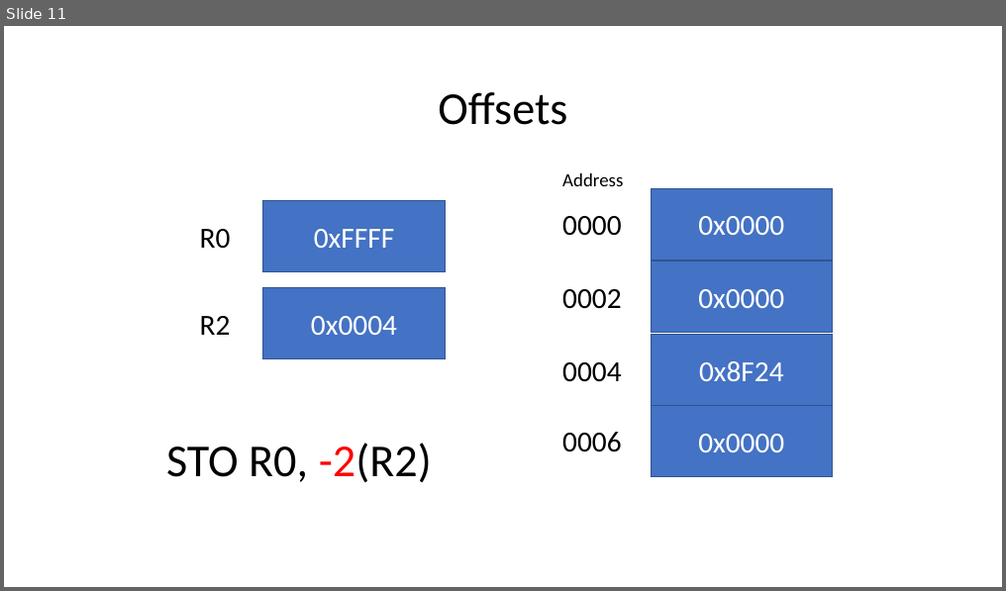
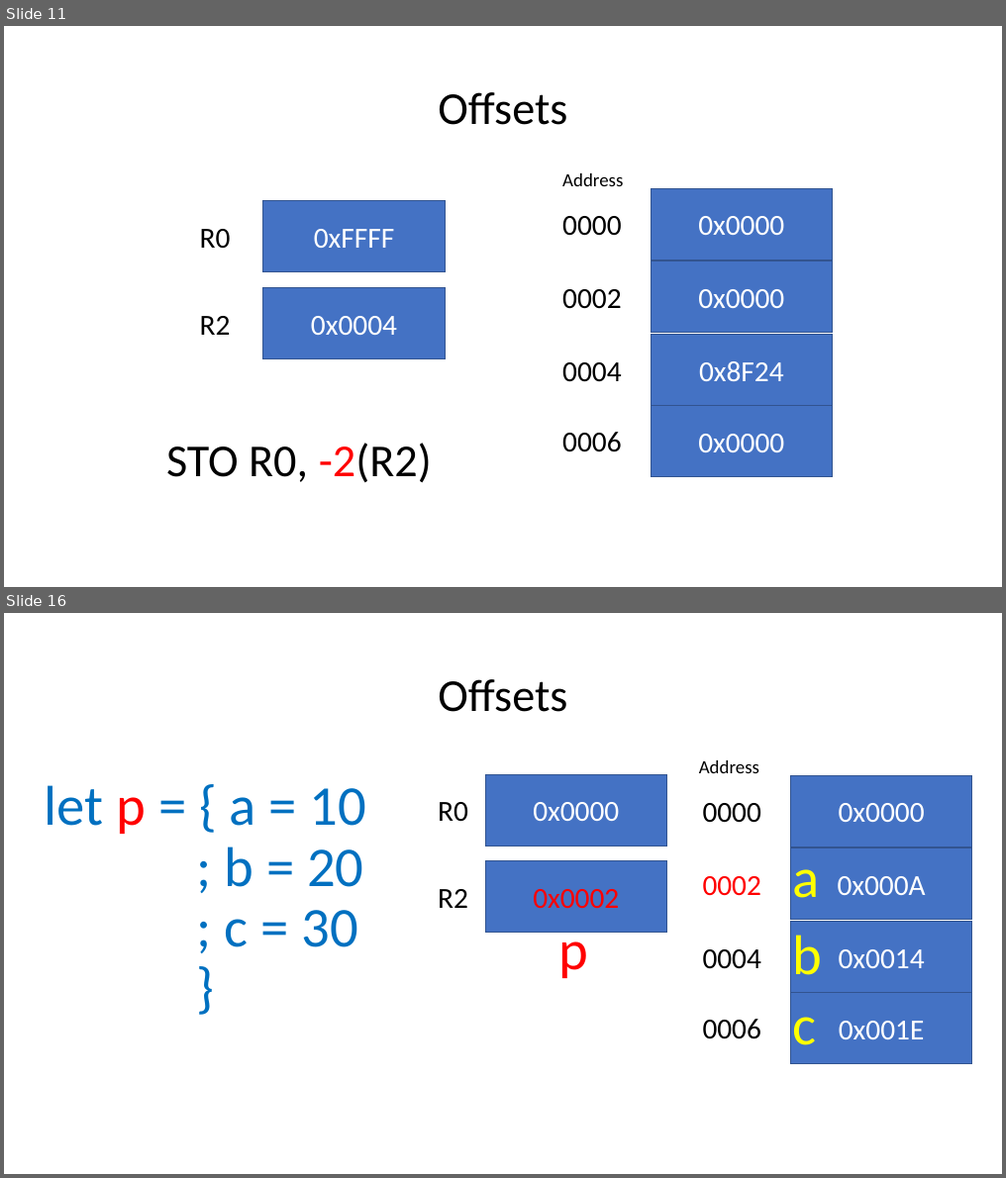
Before and after one commit to BC-CSCI1103/Week08, a slide deck: slides/SVMandMemory.pptx. Shown one above the other, each under a label of ours: slide 11 before the commit, slides 11 and 16 after it; the slides between them are not shown. The pictures are 1006x591 and 1006x1178 pixels, drawn with LibreOffice and Linux fonts; fonts in the diff are those of the drawing. Boxes give left, top, right and bottom in pixels: in the first picture for what was removed or moved away, otherwise in the second. Text is boxed around its words. In the diff, an @@ line names an element or a change of style, - is before the commit and + after.

```diff
--- a/slides/SVMandMemory.pptx
+++ b/slides/SVMandMemory.pptx
@@ slide 16 added at [4, 613, 1002, 1174], background #FFFFFF @@
@@ title added at [438, 679, 567, 712], 44 pt, text #000000 @@
+Offsets
@@ text added at [699, 761, 759, 773], 18 pt, text #000000 @@
+Address
@@ text added at [45, 785, 366, 948], 54 pt, text #0070C0 @@
+let p = { a = 10
+; b = 20
+; c = 30
+}
@@ rectangle added at [485, 774, 667, 846], fill #4472C4, outline #325491 1 pt, 28 pt, text #FFFFFF @@
+0x0000
@@ rectangle added at [791, 775, 973, 847], fill #4472C4, outline #325491 1 pt, 28 pt, text #FFFFFF @@
+0x0000
@@ text added at [438, 802, 468, 822], 28 pt, text #000000 @@
+R0
@@ text added at [703, 803, 761, 823], 28 pt, text #000000 @@
+0000
@@ rectangle added at [791, 849, 973, 920], fill #4472C4, outline #325491 1 pt, 28 pt, text #FFFFFF @@
+0x000A
@@ rectangle added at [485, 861, 667, 933], fill #4472C4, outline #325491 1 pt, 28 pt, text #FF0000 @@
+0x0002
@@ text added at [703, 876, 761, 896], 28 pt, text #FF0000 @@
+0002
@@ text added at [793, 869, 820, 898], 54 pt, text #FFFF00 @@
+a
@@ text added at [438, 889, 468, 908], 28 pt, text #000000 @@
+R2
@@ text added at [559, 922, 589, 978], 54 pt, text #FF0000 @@
+p
@@ rectangle added at [791, 922, 973, 992], fill #4472C4, outline #325491 1 pt, 28 pt, text #FFFFFF @@
+0x0014
@@ text added at [793, 935, 823, 975], 54 pt, text #FFFF00 @@
+b
@@ text added at [703, 950, 761, 969], 28 pt, text #000000 @@
+0004
@@ rectangle added at [791, 992, 973, 1063], fill #4472C4, outline #325491 1 pt, 28 pt, text #FFFFFF @@
+0x001E
@@ text added at [703, 1019, 761, 1040], 28 pt, text #000000 @@
+0006
@@ text added at [793, 1017, 817, 1046], 54 pt, text #FFFF00 @@
+c
```
Also in this commit, not shown: 5 slides changed, 16 other slides added, 2 slides removed.
